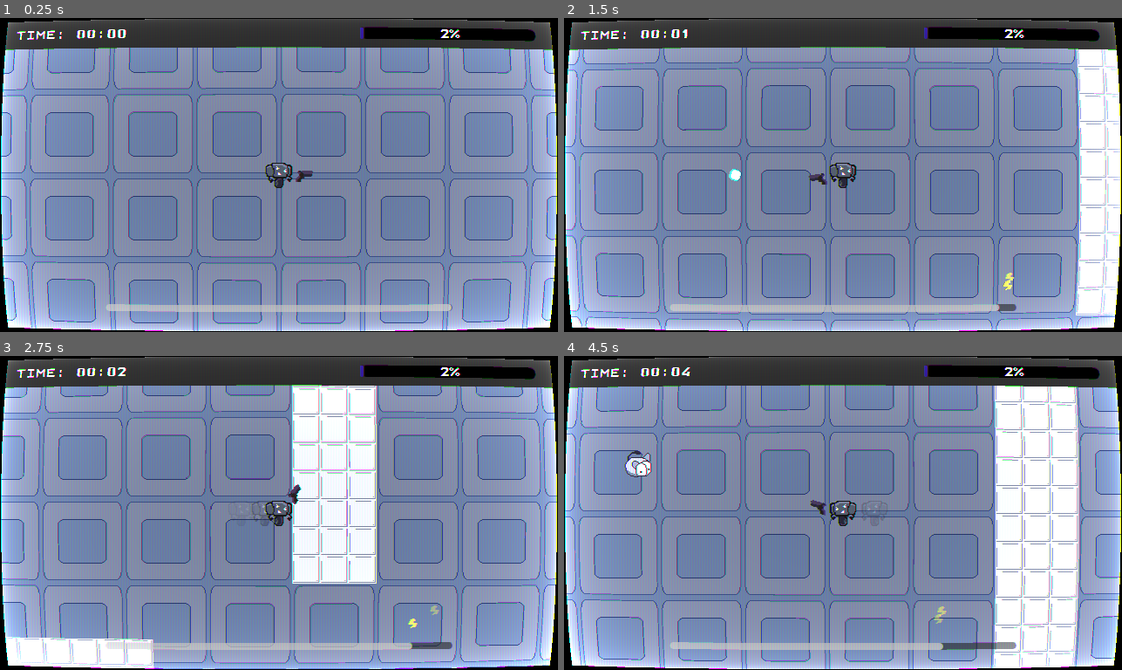
Above: before the commit, frames 1-4 (two rows, left to right).
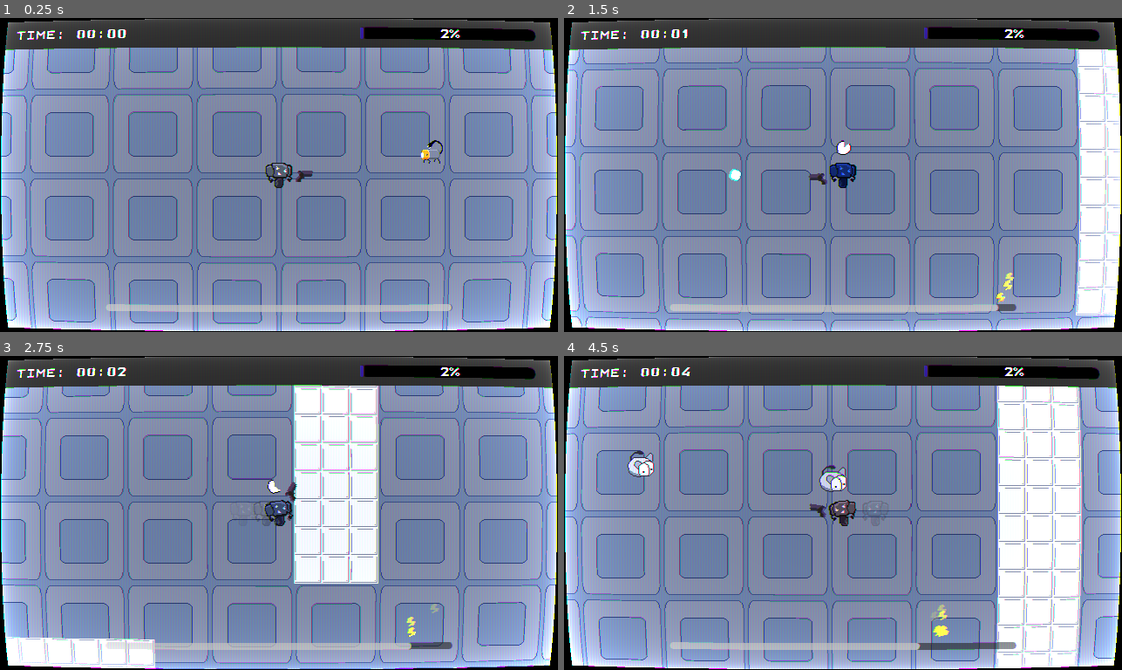
Above: after the commit, the same moments.

Repository: kinghos/GMTK-Game-Jam-2026
Game: Godot game, scene res://scenes/level/level.tscn
The game is run twice, just before and just after one commit, with the same random seed, the same clock (stepped at 60 frames per second) and the same inputs.
Inputs (mouse positions are in pixels of both pictures, inside the frame that each line leads up to):
- Up to frame 1 (0.25 s): no input
- Up to frame 2 (1.5 s): move the mouse to (965, 159) at 0.52 s; hold D (Right) 0.53-1.28 s; right-click (965, 159) at 0.6 s; move the mouse to (731, 190) at 1.27 s; hold S (Down) from 1.28 s (still down); click (731, 190) at 1.35 s
- Up to frame 3 (2.75 s): move the mouse to (334, 443) at 2.02 s; release S (Down) at 2.03 s; hold D (Right) from 2.03 s (still down); hold Shift (Sprint) from 2.03 s (still down)
- Up to frame 4 (4.5 s): move the mouse to (815, 575) at 2.77 s; release D (Right) at 2.78 s; release Shift (Sprint) at 2.78 s; hold W (Up) 2.78-3.53 s; right-click (815, 575) at 2.85 s; move the mouse to (1010, 560) at 3.52 s; press the mouse at (1010, 560) at 3.53 s; hold A (Left) from 3.53 s (still down); move the mouse to (675, 465) at 4.27 s; release the mouse at (675, 465) at 4.28 s; tap Shift (Sprint) at 4.35 s

The runs differ from the first frame. In frame 1, 0.1% of the frame differs, in the area x 75-80%, y 38-47%; in frame 2, 0.3%; in frame 3, 12%; in frame 4, 14%, in the area x 1-97%, y 9-100%.

Commit message:
added batterypion and animations

Diff:
--- a/scenes/enemies/base_enemy.gd
+++ b/scenes/enemies/base_enemy.gd
@@ -65,7 +65,7 @@
 		return
 
 	Globals.player.use_charge(damage)
-	Globals.player.animation_player.play("damage")
+	Globals.player.play_anim("damage")
 
 	attack_cooldown = 0.5
 
--- a/scenes/enemies/base_enemy.tscn
+++ b/scenes/enemies/base_enemy.tscn
@@ -2,9 +2,6 @@
 
 [ext_resource type="Script" uid="uid://d3mr5m3v4gl00" path="res://scenes/enemies/base_enemy.gd" id="1_qf3h2"]
 [ext_resource type="Texture2D" uid="uid://c11w0uks0ab07" path="res://scenes/particles/lightning.png" id="3_lkvl6"]
-
-[sub_resource type="RectangleShape2D" id="RectangleShape2D_k5ghg"]
-size = Vector2(32, 32)
 
 [sub_resource type="Animation" id="Animation_lkvl6"]
 length = 0.001
@@ -124,7 +121,6 @@
 script = ExtResource("1_qf3h2")
 
 [node name="CollisionShape2D" type="CollisionShape2D" parent="." unique_id=1150660543]
-shape = SubResource("RectangleShape2D_k5ghg")
 
 [node name="Sprite2D" type="AnimatedSprite2D" parent="." unique_id=162748549]
 
--- /dev/null
+++ b/scenes/enemies/batterypion.gd
@@ -0,0 +1,12 @@
+extends Enemy
+
+func _ready() -> void:
+	enemy_type = "batterypion"
+
+func _on_hitbox_body_entered(body: Node2D) -> void:
+	if body is Player and not dead:
+		sprite_2d.hide()
+		body.disable_drops()
+		body.play_anim("debuffed")
+		$CollisionShape2D.set_deferred("disabled", true)
+		queue_free()
--- /dev/null
+++ b/scenes/enemies/batterypion.tscn
@@ -0,0 +1,66 @@
+[gd_scene format=3 uid="uid://dxrfr1il2fdvy"]
+
+[ext_resource type="PackedScene" uid="uid://hqm0xru0ae3j" path="res://scenes/enemies/base_enemy.tscn" id="1_k631h"]
+[ext_resource type="Script" uid="uid://deoyc11k2xb58" path="res://scenes/enemies/batterypion.gd" id="2_rk3ye"]
+[ext_resource type="Texture2D" uid="uid://dlliaeqvp617o" path="res://assets/sprites/batterypion.png" id="2_v2bi2"]
+
+[sub_resource type="RectangleShape2D" id="RectangleShape2D_fimud"]
+size = Vector2(21, 10)
+
+[sub_resource type="AtlasTexture" id="AtlasTexture_rk3ye"]
+atlas = ExtResource("2_v2bi2")
+region = Rect2(0, 0, 32, 32)
+
+[sub_resource type="AtlasTexture" id="AtlasTexture_5tmoy"]
+atlas = ExtResource("2_v2bi2")
+region = Rect2(32, 0, 32, 32)
+
+[sub_resource type="AtlasTexture" id="AtlasTexture_k8sfv"]
+atlas = ExtResource("2_v2bi2")
+region = Rect2(64, 0, 32, 32)
+
+[sub_resource type="AtlasTexture" id="AtlasTexture_mvmwi"]
+atlas = ExtResource("2_v2bi2")
+region = Rect2(96, 0, 32, 32)
+
+[sub_resource type="SpriteFrames" id="SpriteFrames_p47bc"]
+animations = [{
+"frames": [{
+"duration": 1.0,
+"texture": SubResource("AtlasTexture_rk3ye")
+}, {
+"duration": 1.0,
+"texture": SubResource("AtlasTexture_5tmoy")
+}, {
+"duration": 1.0,
+"texture": SubResource("AtlasTexture_k8sfv")
+}, {
+"duration": 1.0,
+"texture": SubResource("AtlasTexture_mvmwi")
+}],
+"loop": 1,
+"name": &"run",
+"speed": 12.0
+}]
+
+[sub_resource type="RectangleShape2D" id="RectangleShape2D_jraaw"]
+size = Vector2(26, 14)
+
+[node name="Batterypion" unique_id=1193687902 instance=ExtResource("1_k631h")]
+script = ExtResource("2_rk3ye")
+hp = 10
+speed = 200
+
+[node name="CollisionShape2D" parent="." index="0" unique_id=1150660543]
+position = Vector2(-2.5, 2)
+shape = SubResource("RectangleShape2D_fimud")
+
+[node name="Sprite2D" parent="." index="1" unique_id=162748549]
+sprite_frames = SubResource("SpriteFrames_p47bc")
+animation = &"run"
+autoplay = "run"
+frame_progress = 0.4603739
+
+[node name="CollisionShape2D" parent="Hitbox" parent_id_path=PackedInt32Array(737481144) index="0" unique_id=841296864]
+position = Vector2(-2, 2)
+shape = SubResource("RectangleShape2D_jraaw")
--- a/scenes/enemies/fodder.tscn
+++ b/scenes/enemies/fodder.tscn
@@ -3,6 +3,9 @@
 [ext_resource type="PackedScene" uid="uid://hqm0xru0ae3j" path="res://scenes/enemies/base_enemy.tscn" id="1_2nr0v"]
 [ext_resource type="Script" uid="uid://c8y8ny6agevnm" path="res://scenes/enemies/fodder.gd" id="2_cll0f"]
 [ext_resource type="Texture2D" uid="uid://13045l2jrm4u" path="res://assets/sprites/fodder.png" id="3_fimud"]
+
+[sub_resource type="RectangleShape2D" id="RectangleShape2D_rpfdf"]
+size = Vector2(28, 24)
 
 [sub_resource type="AtlasTexture" id="AtlasTexture_jraaw"]
 atlas = ExtResource("3_fimud")
@@ -49,6 +52,10 @@
 damage = 10
 speed = 100
 
+[node name="CollisionShape2D" parent="." index="0" unique_id=1150660543]
+position = Vector2(0, 3)
+shape = SubResource("RectangleShape2D_rpfdf")
+
 [node name="Sprite2D" parent="." index="1" unique_id=162748549]
 sprite_frames = SubResource("SpriteFrames_qf3h2")
 animation = &"run"
--- a/scenes/enemies/lightbomb.gd
+++ b/scenes/enemies/lightbomb.gd
@@ -12,7 +12,7 @@
 		asp.play()
 		sprite_2d.hide()
 		body.use_charge(damage)
-		body.animation_player.play("damage")
+		body.play_anim("damage")
 		$CollisionShape2D.set_deferred("disabled", true)
 		await explosion_sprite.animation_finished
 		queue_free()
--- a/scenes/enemies/lightbomb.tscn
+++ b/scenes/enemies/lightbomb.tscn
@@ -5,6 +5,9 @@
 [ext_resource type="Texture2D" uid="uid://b76lr6jve3whm" path="res://assets/sprites/lightbulb.png" id="2_w7kay"]
 [ext_resource type="Texture2D" uid="uid://cw3kebnpb8n63" path="res://assets/sprites/explosion.png" id="4_kbc8m"]
 [ext_resource type="AudioStream" uid="uid://ec7i0m11focs" path="res://assets/audio/deltarune-explosion.mp3" id="5_rpfdf"]
+
+[sub_resource type="RectangleShape2D" id="RectangleShape2D_gxi2f"]
+size = Vector2(26, 25)
 
 [sub_resource type="AtlasTexture" id="AtlasTexture_rpfdf"]
 atlas = ExtResource("2_w7kay")
@@ -262,6 +265,10 @@
 damage = 30
 speed = 150
 
+[node name="CollisionShape2D" parent="." index="0" unique_id=1150660543]
+position = Vector2(-3, -2.5)
+shape = SubResource("RectangleShape2D_gxi2f")
+
 [node name="Sprite2D" parent="." index="1" unique_id=162748549]
 sprite_frames = SubResource("SpriteFrames_c2wah")
 animation = &"run"
--- a/scenes/enemies/toaster.tscn
+++ b/scenes/enemies/toaster.tscn
@@ -3,6 +3,9 @@
 [ext_resource type="PackedScene" uid="uid://hqm0xru0ae3j" path="res://scenes/enemies/base_enemy.tscn" id="1_ww1mm"]
 [ext_resource type="Script" uid="uid://chs8kc530yhvk" path="res://scenes/enemies/toaster.gd" id="2_dq6hp"]
 [ext_resource type="Texture2D" uid="uid://ceucltdirwhmc" path="res://assets/sprites/toaster.png" id="2_gxi2f"]
+
+[sub_resource type="RectangleShape2D" id="RectangleShape2D_qf3h2"]
+size = Vector2(28, 24)
 
 [sub_resource type="AtlasTexture" id="AtlasTexture_dq6hp"]
 atlas = ExtResource("2_gxi2f")
@@ -70,6 +73,10 @@
 damage = 15
 speed = 80
 
+[node name="CollisionShape2D" parent="." index="0" unique_id=1150660543]
+position = Vector2(-2, -2)
+shape = SubResource("RectangleShape2D_qf3h2")
+
 [node name="Sprite2D" parent="." index="1" unique_id=162748549]
 sprite_frames = SubResource("SpriteFrames_vhxij")
 animation = &"run"
@@ -77,6 +84,7 @@
 frame_progress = 0.94711953
 
 [node name="CollisionShape2D" parent="Hitbox" parent_id_path=PackedInt32Array(737481144) index="0" unique_id=841296864]
+visible = false
 position = Vector2(-2, 1)
 shape = SubResource("RectangleShape2D_rpfdf")
 
--- a/scenes/hud/hud.tscn
+++ b/scenes/hud/hud.tscn
@@ -81,8 +81,9 @@
 offset_bottom = -19.0
 grow_horizontal = 2
 grow_vertical = 0
-theme_override_icons/grabber_disabled = SubResource("ImageTexture_126ht")
-theme_override_icons/tick = SubResource("ImageTexture_d2rsb")
+theme = ExtResource("2_mgtrf")
+theme_override_icons/grabber_disabled = SubResource("ImageTexture_w1xho")
+theme_override_icons/tick = SubResource("ImageTexture_fm80t")
 editable = false
 scrollable = false
 script = ExtResource("1_48c2t")
--- a/scenes/level/level.tscn
+++ b/scenes/level/level.tscn
@@ -4,6 +4,7 @@
 [ext_resource type="PackedScene" uid="uid://b87hq2kmyp5ee" path="res://scenes/player/player.tscn" id="2_qkmgm"]
 [ext_resource type="Texture2D" uid="uid://dpeoepumbjrtg" path="res://assets/tileset.png" id="2_wcngd"]
 [ext_resource type="PackedScene" uid="uid://dmlqu105ltwt4" path="res://scenes/hud/hud.tscn" id="3_hnne4"]
+[ext_resource type="PackedScene" uid="uid://dxrfr1il2fdvy" path="res://scenes/enemies/batterypion.tscn" id="3_wcngd"]
 [ext_resource type="PackedScene" uid="uid://bcbqmimxm08ek" path="res://scenes/hud/overlay.tscn" id="5_hnne4"]
 [ext_resource type="PackedScene" uid="uid://ced6s87tl4ckg" path="res://scenes/hud/shader_layer.tscn" id="6_vpf64"]
 
@@ -67,6 +68,9 @@
 
 [node name="Enemies" type="Node" parent="." unique_id=1218197294]
 
+[node name="Batterypion" parent="Enemies" unique_id=1193687902 instance=ExtResource("3_wcngd")]
+position = Vector2(2080, 1053)
+
 [node name="CharacterBody2D" parent="." unique_id=181589956 instance=ExtResource("2_qkmgm")]
 z_index = 1
 position = Vector2(1856, 1086)
--- a/scenes/misc/energy_drop.gd
+++ b/scenes/misc/energy_drop.gd
@@ -28,13 +28,15 @@
 
 func _on_body_entered(body: Node2D) -> void:
 	if body is Player:
-		body.energy_gain(energy_gained)
-		queue_free()
+		if not body.debuffed:
+			body.energy_gain(energy_gained)
+			queue_free()
 
 
 func _on_pull_radius_body_entered(body: Node2D) -> void:
 	if body is Player:
-		pulling = true
+		if not body.debuffed:
+			pulling = true
 
 
 func _on_pull_radius_body_exited(body: Node2D) -> void:
--- a/scenes/misc/toast.gd
+++ b/scenes/misc/toast.gd
@@ -13,5 +13,5 @@
 func _on_body_entered(body: Node2D) -> void:
 	if body is Player:
 		body.use_charge(bullet_damage)
-		body.animation_player.play("damage")
+		body.play_anim("damage")
 	queue_free()
--- a/scenes/player/player.gd
+++ b/scenes/player/player.gd
@@ -16,8 +16,12 @@
 @onready var blast_particles: CPUParticles2D = $BlastParticles
 @onready var blast_timer: Timer = $BlastTimer
 @onready var animation_player: AnimationPlayer = $AnimationPlayer
+@onready var debuff_timer: Timer = $DebuffTimer
+@onready var timer_circle: TextureProgressBar = $TimerCircle
+@onready var collision_shape_2d: CollisionShape2D = $CollisionShape2D
 
 
+var debuffed = false
 var charge = MAX_CHARGE
 var charge_spent_since_expend = 0.0
 var dead = false
@@ -45,7 +49,7 @@
 	if Input.is_action_just_pressed("Blast"):
 		blast()
 
-	var current_speed = WALK_SPEED if direction else 0
+	var current_speed = WALK_SPEED if direction else 0.0
 	if sprinting:
 		current_speed = SPRINT_SPEED
 		if direction != Vector2.ZERO:
@@ -71,9 +75,13 @@
 	var drain = (IDLE_DRAIN + MOVING_DRAIN * speed_percent) * delta
 	use_charge(drain)
 
+func _process(delta: float) -> void:
 	if charge <= 0 and not dead:
 		die()
 		dead = true
+
+	if not debuff_timer.is_stopped():
+		timer_circle.value = (debuff_timer.time_left / debuff_timer.wait_time) * 100
 
 func spawn_sprint_trail_image():
 	var ghost = Sprite2D.new()
@@ -131,3 +139,24 @@
 func _on_blast_radius_body_exited(body: Node2D) -> void:
 	if body is Enemy:
 		enemies_in_blast_radius.erase(body)
+
+func disable_drops():
+	debuffed = true
+	debuff_timer.start()
+	timer_circle.show()
+
+func _on_debuff_timer_timeout() -> void:
+	timer_circle.hide()
+	animation_player.stop()
+	collision_shape_2d.disabled = true # allows for the powerups to be pulled in on timer end
+	collision_shape_2d.disabled = false
+	debuffed = false
+
+func play_anim(animation: String):
+	if not animation_player.is_playing():
+		animation_player.play(animation)
+	elif animation_player.current_animation == "debuffed" and animation != "debuffed":
+		animation_player.play(animation)
+		await animation_player.animation_finished
+		if not debuff_timer.is_stopped():
+			animation_player.play("debuffed")
--- a/scenes/player/player.tscn
+++ b/scenes/player/player.tscn
@@ -5,6 +5,7 @@
 [ext_resource type="Script" uid="uid://1q3m5v74w1gk" path="res://scenes/player/gun.gd" id="3_gmlin"]
 [ext_resource type="Texture2D" uid="uid://ctjxjn85mk3tr" path="res://assets/sprites/gun.png" id="3_p47bc"]
 [ext_resource type="Texture2D" uid="uid://c11w0uks0ab07" path="res://scenes/particles/lightning.png" id="4_lvxji"]
+[ext_resource type="Texture2D" uid="uid://m4kqve32c2br" path="res://assets/sprites/timer.png" id="6_75vfm"]
 
 [sub_resource type="RectangleShape2D" id="RectangleShape2D_dqkch"]
 size = Vector2(31, 32)
@@ -104,10 +105,41 @@
 "values": [Color(1, 1, 1, 1), Color(1, 0, 0, 1), Color(1, 1, 1, 1)]
 }
 
+[sub_resource type="Animation" id="Animation_0owmy"]
+resource_name = "debuffed"
+length = 5.0
+loop_mode = 2
+step = 0.05
+tracks/0/type = "value"
+tracks/0/imported = false
+tracks/0/enabled = true
+tracks/0/path = NodePath("Sprite2D:modulate")
+tracks/0/interp = 2
+tracks/0/loop_wrap = true
+tracks/0/keys = {
+"times": PackedFloat32Array(0, 0.5, 1, 1.5, 2, 2.5, 3, 3.5, 4, 4.5, 5),
+"transitions": PackedFloat32Array(2.6390157, 2.9281707, 2.6390157, 2.9281707, 2.6390157, 2.6390157, 2.6390157, 2.9281707, 2.6390157, 2.9281707, 2.6390157),
+"update": 0,
+"values": [Color(1, 1, 1, 1), Color(0.19236434, 0.42222843, 1, 1), Color(1, 1, 1, 1), Color(0.19236434, 0.42222843, 1, 1), Color(1, 1, 1, 1), Color(0.19236434, 0.42222843, 1, 1), Color(1, 1, 1, 1), Color(0.19236434, 0.42222843, 1, 1), Color(1, 1, 1, 1), Color(0.19236434, 0.42222843, 1, 1), Color(1, 1, 1, 1)]
+}
+tracks/1/type = "value"
+tracks/1/imported = false
+tracks/1/enabled = true
+tracks/1/path = NodePath(".:rotation")
+tracks/1/interp = 1
+tracks/1/loop_wrap = true
+tracks/1/keys = {
+"times": PackedFloat32Array(0.010000229, 0.52000046, 1, 1.5100002, 2, 2.5100002, 3.01, 3.5200002, 4.01, 4.51, 4.5200005, 5),
+"transitions": PackedFloat32Array(2.46229, 0.615, 2.46229, 0.6155725, 2.46229, 0.6155725, 2.46229, 0.6155725, 2.46229, 0.6155725, 2.46229, 2.46229),
+"update": 0,
+"values": [0.0, 0.17453292519943295, -0.17453292519943295, 0.17453292519943295, -0.17453292519943295, 0.17453292519943295, -0.17453292519943295, 0.17453292519943295, -0.17453292519943295, 0.17453292519943295, 0.17453292519943295, 0.0]
+}
+
 [sub_resource type="AnimationLibrary" id="AnimationLibrary_0owmy"]
 _data = {
 &"RESET": SubResource("Animation_p47bc"),
-&"damage": SubResource("Animation_75vfm")
+&"damage": SubResource("Animation_75vfm"),
+&"debuffed": SubResource("Animation_0owmy")
 }
 
 [node name="Player" type="CharacterBody2D" unique_id=181589956]
@@ -128,6 +160,7 @@
 texture = ExtResource("3_p47bc")
 offset = Vector2(30, 0)
 script = ExtResource("3_gmlin")
+charge_cost = 3.0
 
 [node name="Camera2D" type="Camera2D" parent="." unique_id=1946561460]
 
@@ -157,6 +190,19 @@
 wait_time = 10.0
 one_shot = true
 
+[node name="DebuffTimer" type="Timer" parent="." unique_id=1636390606]
+wait_time = 5.0
+
+[node name="TimerCircle" type="TextureProgressBar" parent="." unique_id=1404685668]
+visible = false
+offset_left = -8.0
+offset_top = -39.0
+offset_right = 8.0
+offset_bottom = -23.0
+value = 100.0
+fill_mode = 5
+texture_progress = ExtResource("6_75vfm")
+
 [node name="BlastRadius" type="Area2D" parent="." unique_id=1695964441]
 collision_layer = 128
 collision_mask = 2
@@ -167,5 +213,6 @@
 [node name="AnimationPlayer" type="AnimationPlayer" parent="." unique_id=610981516]
 libraries/ = SubResource("AnimationLibrary_0owmy")
 
+[connection signal="timeout" from="DebuffTimer" to="." method="_on_debuff_timer_timeout"]
 [connection signal="body_entered" from="BlastRadius" to="." method="_on_blast_radius_body_entered"]
 [connection signal="body_exited" from="BlastRadius" to="." method="_on_blast_radius_body_exited"]
Binary file added: assets/sprites/batterypion.png
Not shown, added: assets/sprites/batterypion.png.import
Binary file added: assets/sprites/timer.png
Not shown, added: assets/sprites/timer.png.import
Not shown, added: scenes/enemies/batterypion.gd.uid
Not shown: 1 places in scenes/hud/hud.tscn that only renumber resources
